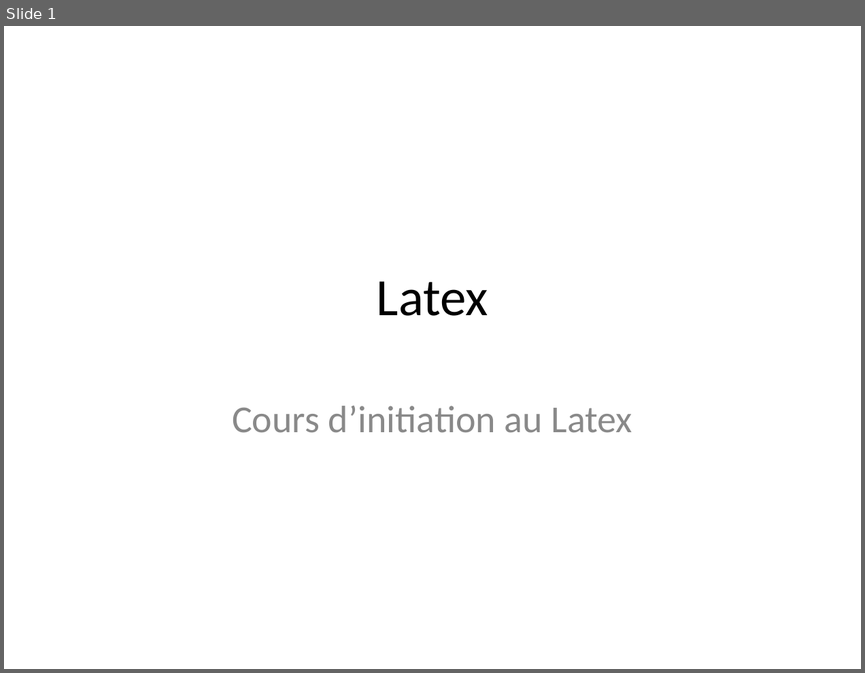
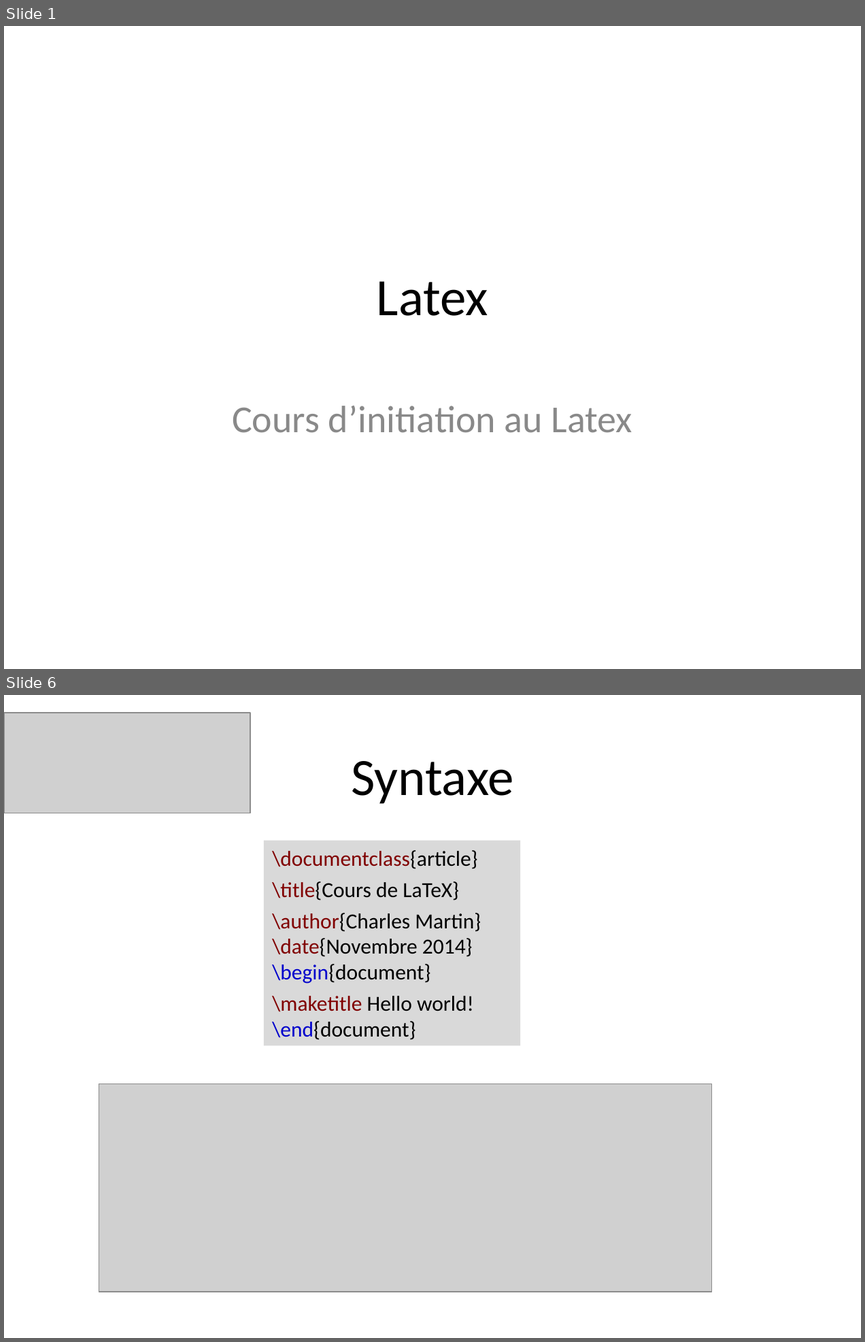
Before and after one commit to MC-Course/LaTeX, a slide deck: Cours 1/Latex.ppt. Shown one above the other, each under a label of ours: slide 1 before the commit, slides 1 and 6 after it; the slides between them are not shown. The pictures are 865x673 and 865x1342 pixels, drawn with LibreOffice and Linux fonts; fonts in the diff are those of the drawing; grey boxes stand for pictures. Boxes give left, top, right and bottom in pixels: in the first picture for what was removed or moved away, otherwise in the second. Text is boxed around its words. In the diff, an @@ line names an element or a change of style, - is before the commit and + after.

```diff
--- a/Cours 1/Latex.ppt
+++ b/Cours 1/Latex.ppt
@@ slide 6 added at (4, 695, 861, 1338), background #FFFFFF @@
@@ picture added at (4, 713, 250, 813) @@
@@ title added at (351, 761, 514, 804), 44 pt, text #000000 @@
+Syntaxe
@@ rectangle added at (264, 841, 520, 1045), fill #D9D9D9, 18 pt, text #000000 @@
+\documentclass{article}
+\title{Cours de LaTeX}
+\author{Charles Martin} \date{Novembre 2014} \begin{document}
+\maketitle Hello world! \end{document}
@@ picture added at (99, 1084, 712, 1291) @@
```
Also in this commit, not shown: 8 other slides added, 1 slide removed, 8 other files.
